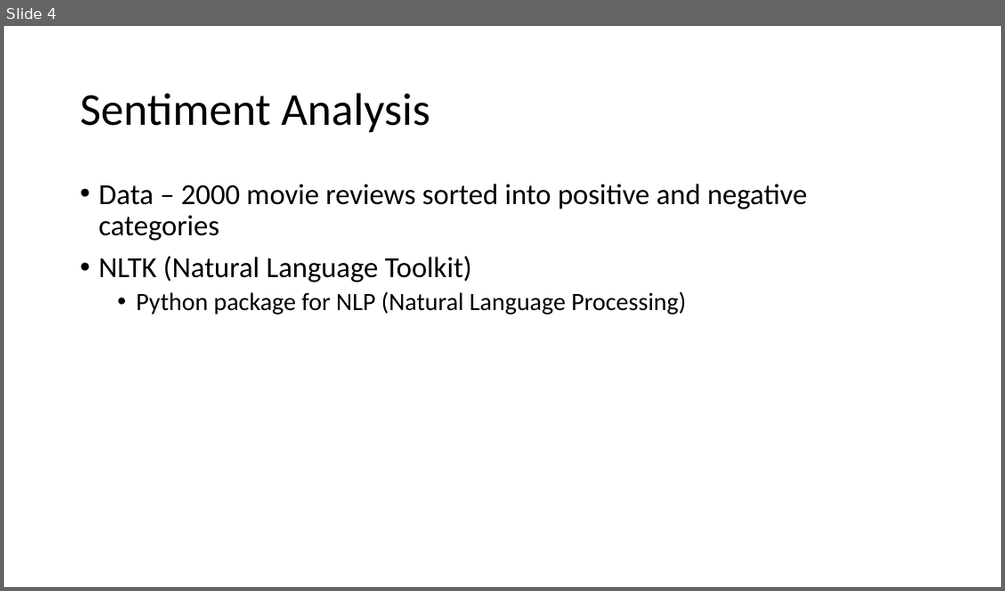
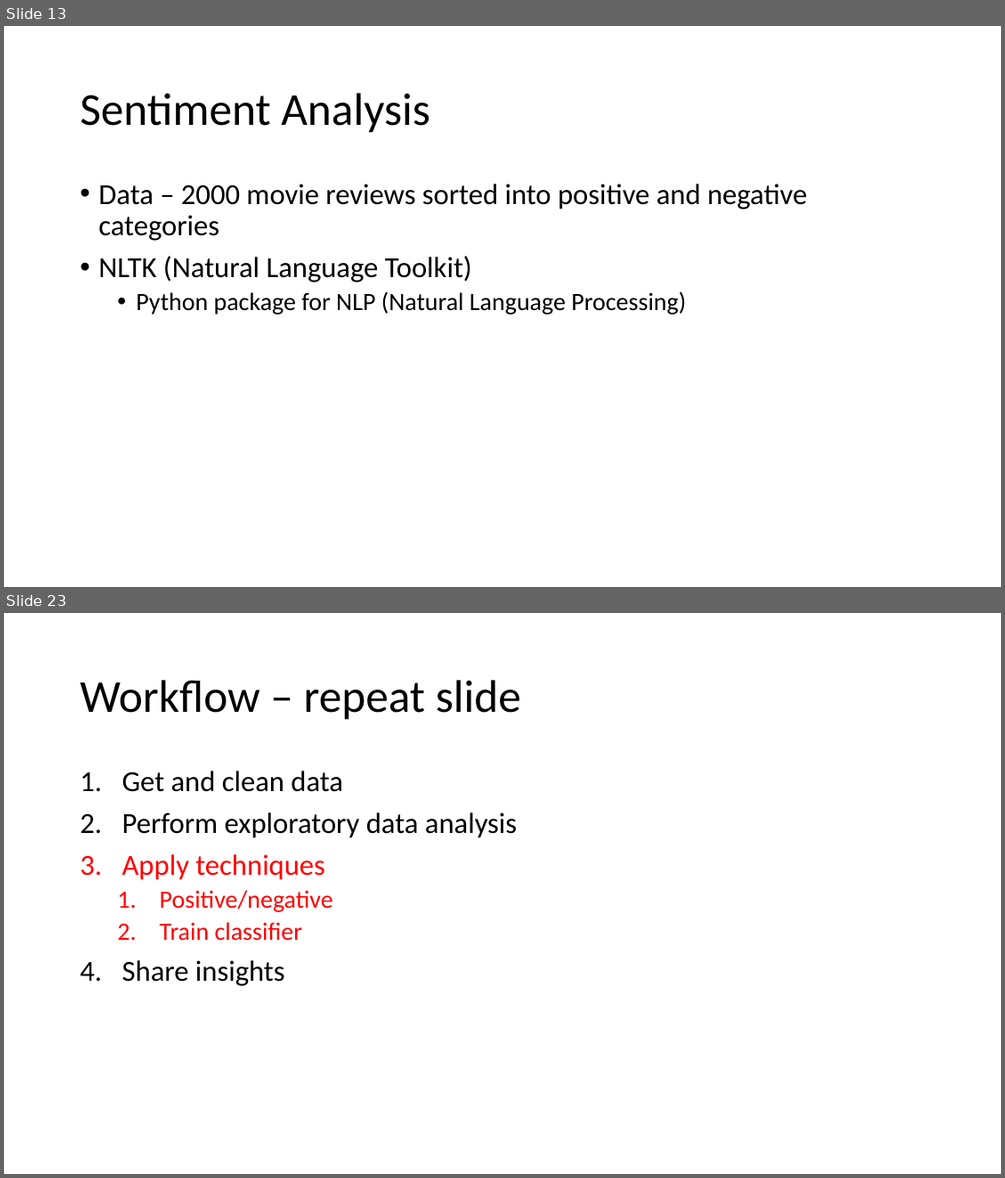
Before and after one commit to theresa-leehq/text-analysis-draft, a slide deck: Text Analysis in Python.pptx. Shown one above the other, each under a label of ours: slide 4 before the commit, slides 13 and 23 after it; the slides between them are not shown. The pictures are 1005x591 and 1005x1178 pixels, drawn with LibreOffice and Linux fonts; fonts in the diff are those of the drawing. Boxes give left, top, right and bottom in pixels: in the first picture for what was removed or moved away, otherwise in the second. Text is boxed around its words. In the diff, an @@ line names an element or a change of style, - is before the commit and + after.

Commit message:
Add files via upload
Removed topic modelling, updated Powerpoint slides, added more data.

```diff
--- a/Text Analysis in Python.pptx
+++ b/Text Analysis in Python.pptx
@@ slide 23 added at [4,613,1001,1174], background #FFFFFF @@
@@ title added at [80,680,521,720], 44 pt, text #000000 @@
+Workflow – repeat slide
@@ text added at [122,771,517,986], 28 pt, text #000000 @@
+1. Get and clean data
+2. Perform exploratory data analysis
+3. Apply techniques
+  1. Positive/negative
+  2. Train classifier
+4. Share insights
@@ what was slide 4 is now slide 13 @@
```
Also in this commit, not shown: 4 slides changed, 25 other slides added, 4 slides removed, 2 other files.
